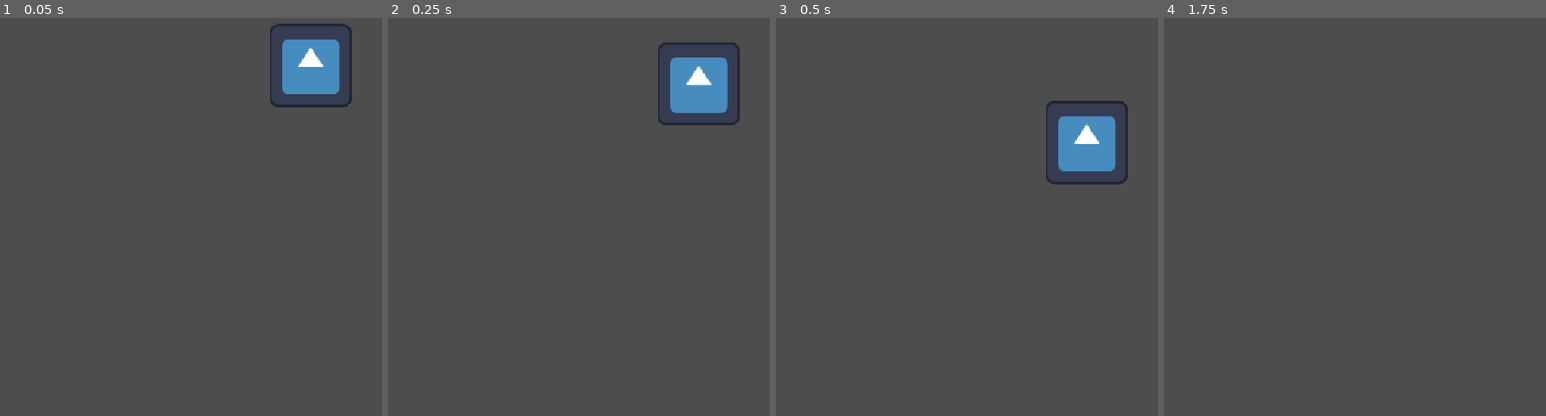
Above: before the commit, frames 1-4 (left to right).
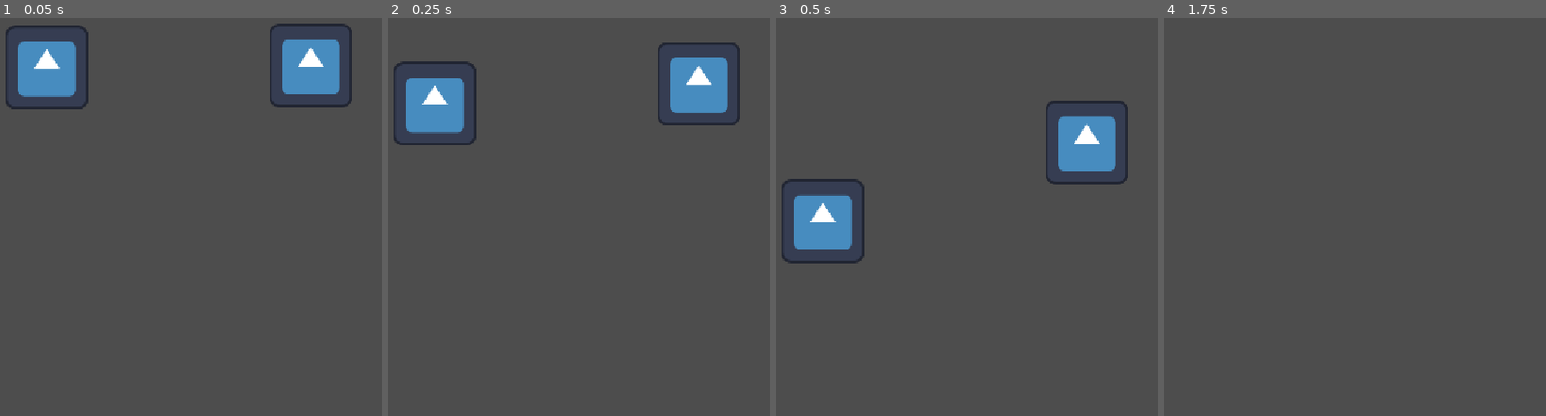
Above: after the commit, the same moments.

Repository: masisdabruhe22/number-2
Game: Godot game, scene res://main.tscn
Two runs of this game, one before a commit and one after it. Both use one fixed random seed, a clock stepped at 60 frames per second and the inputs below. The engine's default icon, where the game draws it, is replaced by a stand-in: a white triangle on a blue panel in a dark square.
Inputs:
- Up to frame 1 (0.05 s): no input
- Up to frame 2 (0.25 s): no input
- Up to frame 3 (0.5 s): no input
- Up to frame 4 (1.75 s): tap Enter (ui_accept) at 0.5, 0.77, 1.52 s; hold Right (ui_right) from 0.53 s (still down)

The runs differ from the first frame. In frame 1, 2.7% of the frame differs, in the area x 1-24%, y 1-23%; in frame 2, 2.6%; in frame 3, 2.6%; in frame 4, nothing differs.

Commit message:
Secondary Player Movement
you can move type shii

Diff:
--- a/main.tscn
+++ b/main.tscn
@@ -4,6 +4,8 @@
 [ext_resource type="Texture2D" uid="uid://ffoajy0x0kfh" path="res://icon.svg" id="1_ig7tw"]
 
 [sub_resource type="CircleShape2D" id="CircleShape2D_3umq7"]
+
+[sub_resource type="CircleShape2D" id="CircleShape2D_vwgwg"]
 
 [node name="Node2D" type="Node2D" unique_id=852671041]
 
@@ -16,3 +18,13 @@
 [node name="Icon" type="Sprite2D" parent="CharacterBody2D" unique_id=925633538]
 position = Vector2(1043, 111)
 texture = ExtResource("1_ig7tw")
+
+[node name="CharacterBody2D" type="CharacterBody2D" parent="CharacterBody2D/Icon" unique_id=1817145658]
+script = ExtResource("1_0xm2m")
+
+[node name="CollisionShape2D" type="CollisionShape2D" parent="CharacterBody2D/Icon/CharacterBody2D" unique_id=2108713144]
+shape = SubResource("CircleShape2D_vwgwg")
+
+[node name="Icon" type="Sprite2D" parent="CharacterBody2D/Icon/CharacterBody2D" unique_id=1034824961]
+position = Vector2(-404, 2)
+texture = ExtResource("1_ig7tw")
